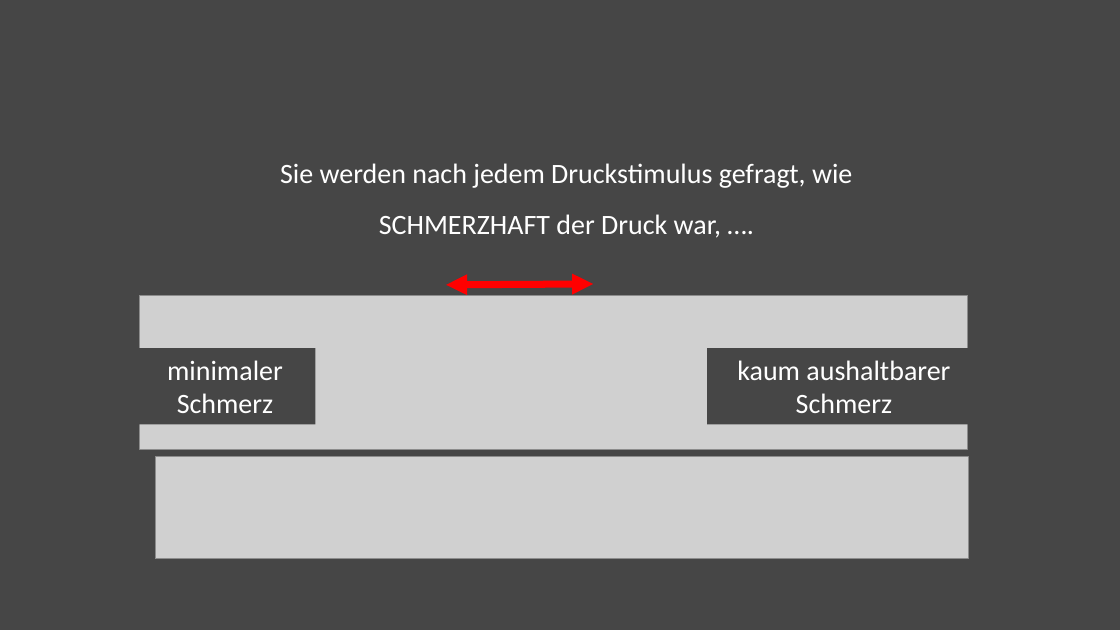
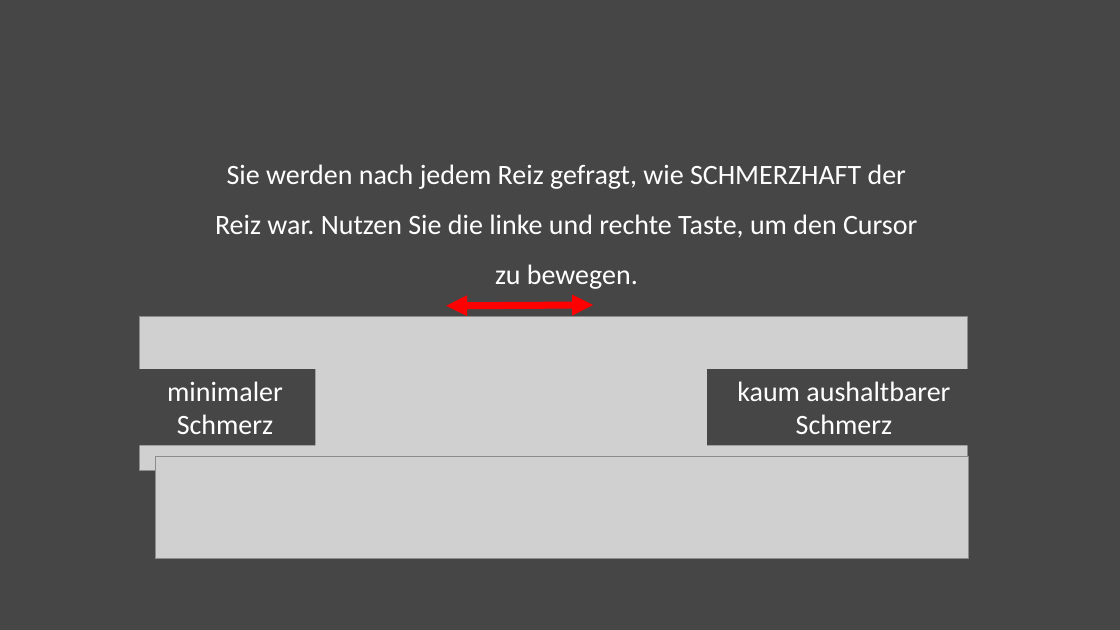
Before and after one commit to Nian-Jingqing/PEEP_fMRI, a slide deck: slide 7 of utils/img/VAS_Paradigm_Visuals.pptx (slide 5 before the commit). Drawn at 1120x630 pixels with LibreOffice and Linux fonts; fonts in the diff are those of the drawing; grey boxes stand for pictures. Boxes give left, top, right and bottom in pixels: in the first picture for what was removed or moved away, otherwise in the second. Text is boxed around its words. In the diff, an @@ line names an element or a change of style, - is before the commit and + after.

```diff
--- a/utils/img/VAS_Paradigm_Visuals.pptx
+++ b/utils/img/VAS_Paradigm_Visuals.pptx
@@ text at (x1=215, y1=164, x2=917, y2=289): text changed @@
-Sie werden nach jedem Druckstimulus gefragt, wie SCHMERZHAFT der Druck war, ….
+Sie werden nach jedem Reiz gefragt, wie SCHMERZHAFT der Reiz war. Nutzen Sie die linke und rechte Taste, um den Cursor zu bewegen.
@@ 2 rectangles, 1 picture, 1 double arrow moved together from (x1=134, y1=284, x2=981, y2=449) to (x1=134, y1=305, x2=981, y2=470) @@
```
Also in this commit, not shown: 1 other slide changed, 2 slides added, 19 other files.
